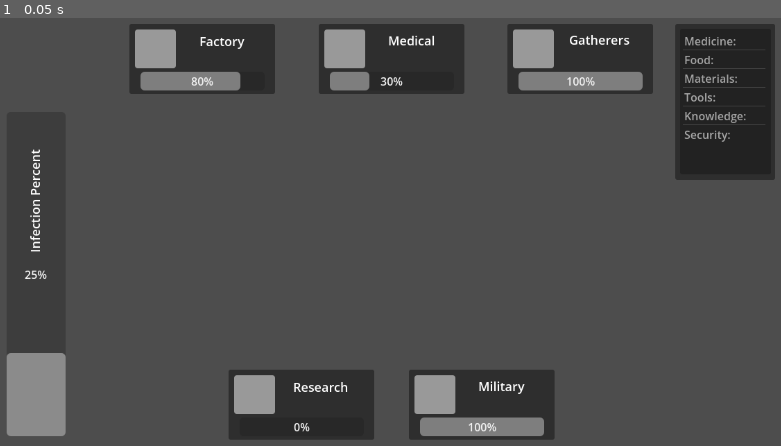
Above: before the commit, frame 1.
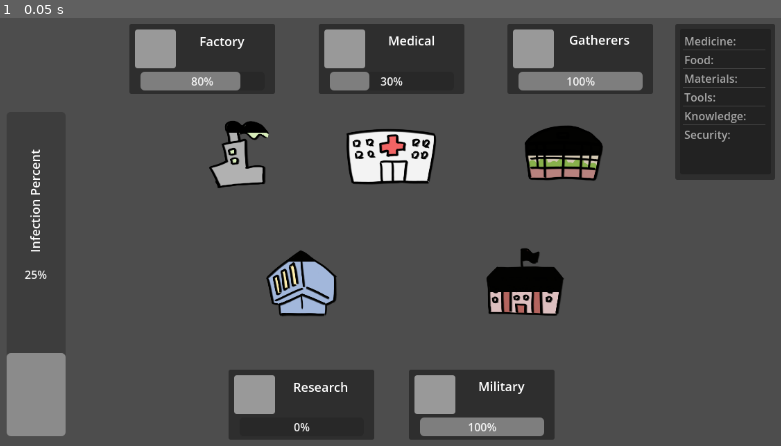
Above: after the commit, the same moment.

Repository: jaxonRuiz/CMPM170-Prototype2
Game: Godot game, scene res://Scenes/game.tscn
The game is run twice, just before and just after one commit, with the same random seed, the same clock (stepped at 60 frames per second) and the same inputs. This scene is started directly instead of the project's main scene.
Inputs:
- Up to frame 1 (0.05 s): no input

The runs differ from the first frame. In frame 1, 5.1% of the frame differs, in the area x 26-78%, y 24-70%.

Commit message:
Texture Progress Bars

Diff:
--- a/Scenes/game.tscn
+++ b/Scenes/game.tscn
@@ -1,4 +1,20 @@
-[gd_scene load_steps=6 format=3 uid="uid://cnkqlwd0dyxg8"]
+[gd_scene load_steps=21 format=3 uid="uid://cnkqlwd0dyxg8"]
+
+[ext_resource type="Texture2D" uid="uid://bdoy0hjkj66fw" path="res://Assets/facund.png" id="1_8hnhv"]
+[ext_resource type="Texture2D" uid="uid://bfiwieckoq0yg" path="res://Assets/facout.png" id="2_1ytfr"]
+[ext_resource type="Texture2D" uid="uid://q86corlo4tfm" path="res://Assets/facove.png" id="3_c8dge"]
+[ext_resource type="Texture2D" uid="uid://c017kp6w62ffi" path="res://Assets/medund.png" id="4_lyqik"]
+[ext_resource type="Texture2D" uid="uid://clgno4sgiarup" path="res://Assets/medove.png" id="5_7mx2r"]
+[ext_resource type="Texture2D" uid="uid://c5sely1a0c6ut" path="res://Assets/medprog.png" id="6_j1c88"]
+[ext_resource type="Texture2D" uid="uid://darll0w6vpeun" path="res://Assets/gatund.png" id="7_c8gfd"]
+[ext_resource type="Texture2D" uid="uid://dbw8dxhdupd6p" path="res://Assets/gatove.png" id="8_jh7ov"]
+[ext_resource type="Texture2D" uid="uid://4604668gk5qu" path="res://Assets/gatprog.png" id="9_kg8m2"]
+[ext_resource type="Texture2D" uid="uid://b55kh1o7kef3j" path="res://Assets/resund.png" id="10_iwls1"]
+[ext_resource type="Texture2D" uid="uid://bo81tact44rr" path="res://Assets/resove.png" id="11_fwwt1"]
+[ext_resource type="Texture2D" uid="uid://fnmnavbgu48u" path="res://Assets/resprog.png" id="12_2j71g"]
+[ext_resource type="Texture2D" uid="uid://bdaopuua7wtp4" path="res://Assets/milund.png" id="13_bljgt"]
+[ext_resource type="Texture2D" uid="uid://duvdydsh14mv1" path="res://Assets/milove.png" id="14_486qd"]
+[ext_resource type="Texture2D" uid="uid://dt8y4uuniqeep" path="res://Assets/milprog.png" id="15_nexwo"]
 
 [sub_resource type="StyleBoxFlat" id="StyleBoxFlat_i4ymt"]
 corner_radius_top_left = 4
@@ -274,7 +290,7 @@
 offset_bottom = -5.0
 grow_horizontal = 2
 grow_vertical = 0
-value = 120.0
+value = 100.0
 allow_greater = true
 
 [node name="Gatherers" type="Panel" parent="Control"]
@@ -368,6 +384,100 @@
 item_4/text = "Knowledge:"
 item_5/text = "Security:"
 
+[node name="TextureProgressBar" type="TextureProgressBar" parent="Control"]
+layout_mode = 1
+anchors_preset = 8
+anchor_left = 0.5
+anchor_top = 0.5
+anchor_right = 0.5
+anchor_bottom = 0.5
+offset_left = -304.5
+offset_top = -165.0
+offset_right = -134.5
+offset_bottom = -55.0
+grow_horizontal = 2
+grow_vertical = 2
+value = 20.0
+fill_mode = 2
+texture_under = ExtResource("1_8hnhv")
+texture_over = ExtResource("2_1ytfr")
+texture_progress = ExtResource("3_c8dge")
+
+[node name="TextureProgressBar2" type="TextureProgressBar" parent="Control"]
+layout_mode = 1
+anchors_preset = 8
+anchor_left = 0.5
+anchor_top = 0.5
+anchor_right = 0.5
+anchor_bottom = 0.5
+offset_left = -88.5
+offset_top = -165.0
+offset_right = 81.5
+offset_bottom = -55.0
+grow_horizontal = 2
+grow_vertical = 2
+fill_mode = 2
+texture_under = ExtResource("4_lyqik")
+texture_over = ExtResource("5_7mx2r")
+texture_progress = ExtResource("6_j1c88")
+
+[node name="TextureProgressBar3" type="TextureProgressBar" parent="Control"]
+layout_mode = 1
+anchors_preset = 8
+anchor_left = 0.5
+anchor_top = 0.5
+anchor_right = 0.5
+anchor_bottom = 0.5
+offset_left = 154.5
+offset_top = -165.0
+offset_right = 324.5
+offset_bottom = -55.0
+grow_horizontal = 2
+grow_vertical = 2
+value = 50.0
+fill_mode = 2
+texture_under = ExtResource("7_c8gfd")
+texture_over = ExtResource("8_jh7ov")
+texture_progress = ExtResource("9_kg8m2")
+
+[node name="TextureProgressBar4" type="TextureProgressBar" parent="Control"]
+layout_mode = 1
+anchors_preset = 8
+anchor_left = 0.5
+anchor_top = 0.5
+anchor_right = 0.5
+anchor_bottom = 0.5
+offset_left = -218.5
+offset_top = 21.0
+offset_right = -48.5
+offset_bottom = 131.0
+grow_horizontal = 2
+grow_vertical = 2
+value = 20.0
+fill_mode = 2
+texture_under = ExtResource("10_iwls1")
+texture_over = ExtResource("11_fwwt1")
+texture_progress = ExtResource("12_2j71g")
+
+[node name="TextureProgressBar5" type="TextureProgressBar" parent="Control"]
+layout_mode = 1
+anchors_preset = 8
+anchor_left = 0.5
+anchor_top = 0.5
+anchor_right = 0.5
+anchor_bottom = 0.5
+offset_left = 105.5
+offset_top = 21.0
+offset_right = 275.5
+offset_bottom = 131.0
+grow_horizontal = 2
+grow_vertical = 2
+value = 60.0
+fill_mode = 2
+texture_under = ExtResource("13_bljgt")
+texture_over = ExtResource("14_486qd")
+texture_progress = ExtResource("15_nexwo")
+
 [node name="ProgressBar" type="ProgressBar" parent="."]
 anchors_preset = 9
 anchor_bottom = 1.0
Binary file added: Assets/facout.png
Not shown, added: Assets/facout.png.import
Binary file added: Assets/facove.png
Not shown, added: Assets/facove.png.import
Binary file added: Assets/facund.png
Not shown, added: Assets/facund.png.import
Binary file added: Assets/gatove.png
Not shown, added: Assets/gatove.png.import
Binary file added: Assets/gatprog.png
Not shown, added: Assets/gatprog.png.import
Binary file added: Assets/gatund.png
Not shown, added: Assets/gatund.png.import
(and 18 more such lines)
